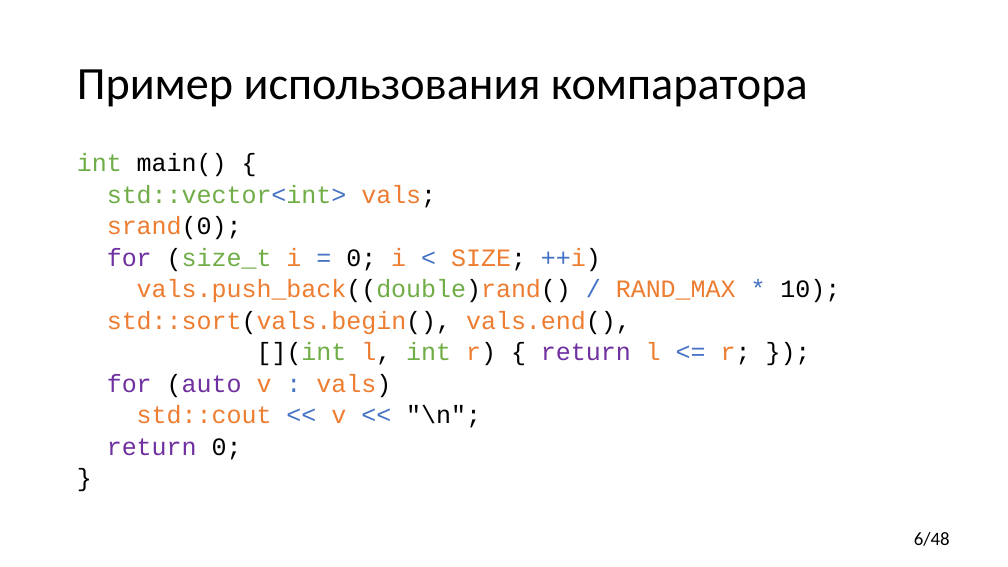
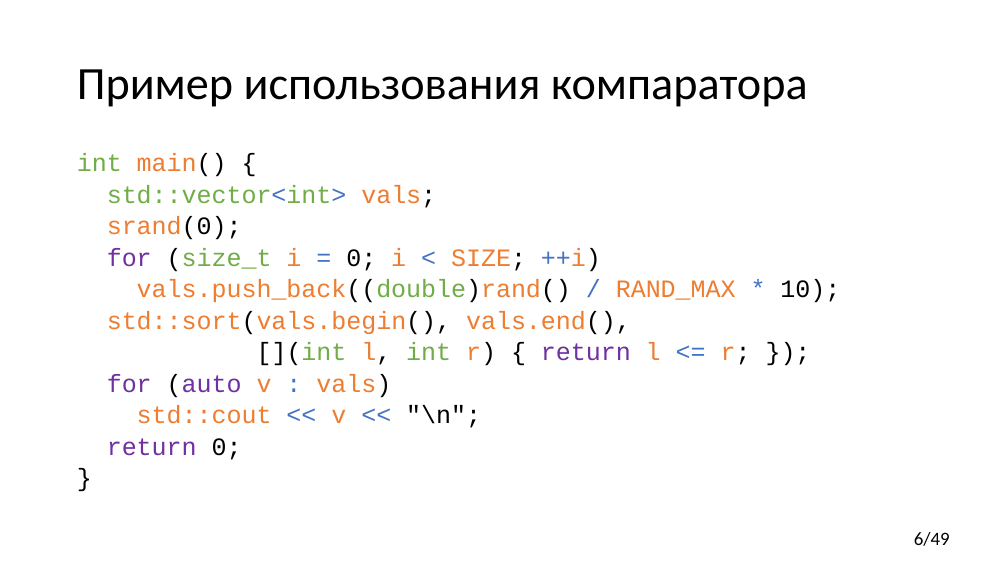
Before and after one commit to yugr/CppRussia, a slide deck: slide 6 of 2023/RU.pptx. Drawn at 1008x567 pixels with LibreOffice and Linux fonts; fonts in the diff are those of the drawing. Boxes give left, top, right and bottom in pixels: in the first picture for what was removed or moved away, otherwise in the second. Text is boxed around its words. In the diff, an @@ line names an element or a change of style, - is before the commit and + after.

```diff
--- a/2023/RU.pptx
+++ b/2023/RU.pptx
@@ text at box(77, 153, 227, 177): text colour #000000 to #ED7D31 in "main()" @@
@@ page number at box(914, 532, 950, 546): text changed @@
-6/48
+6/49
```
Also in this commit, not shown: 7 other slides changed, 1 slide added, 1 other file.
